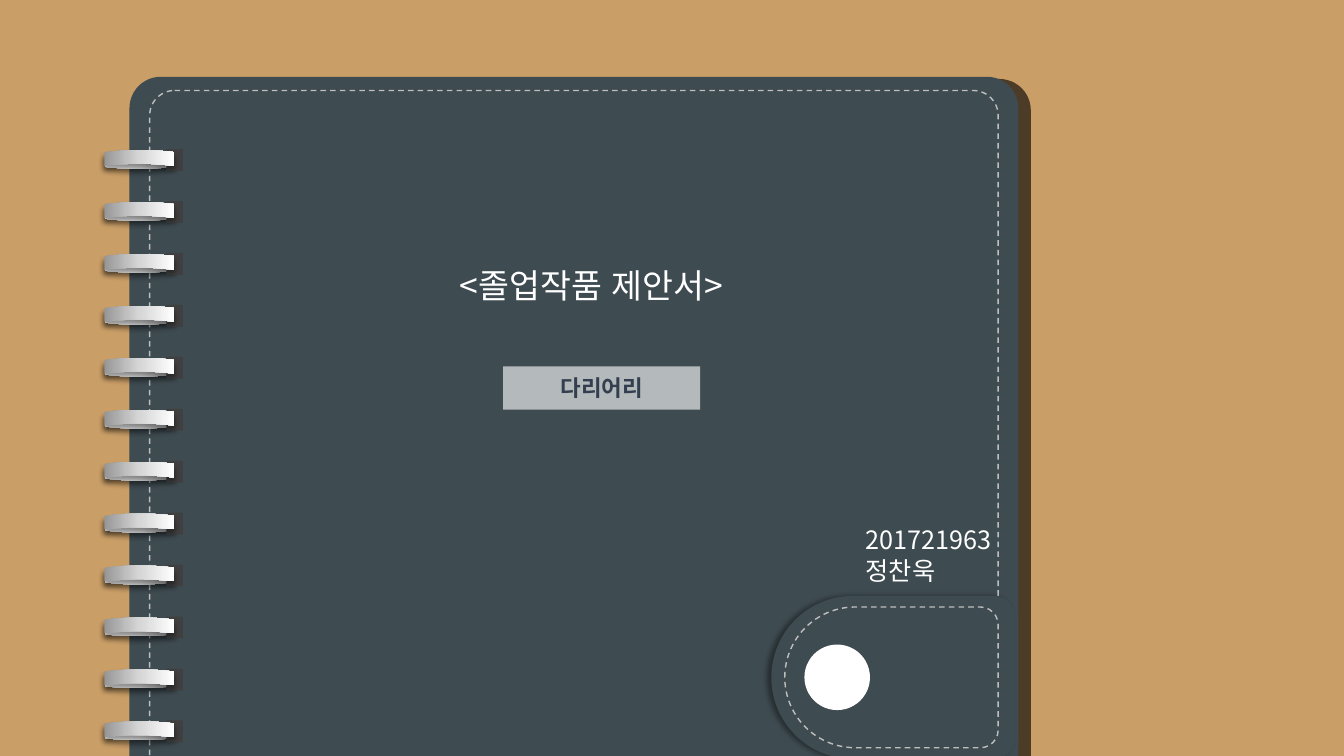
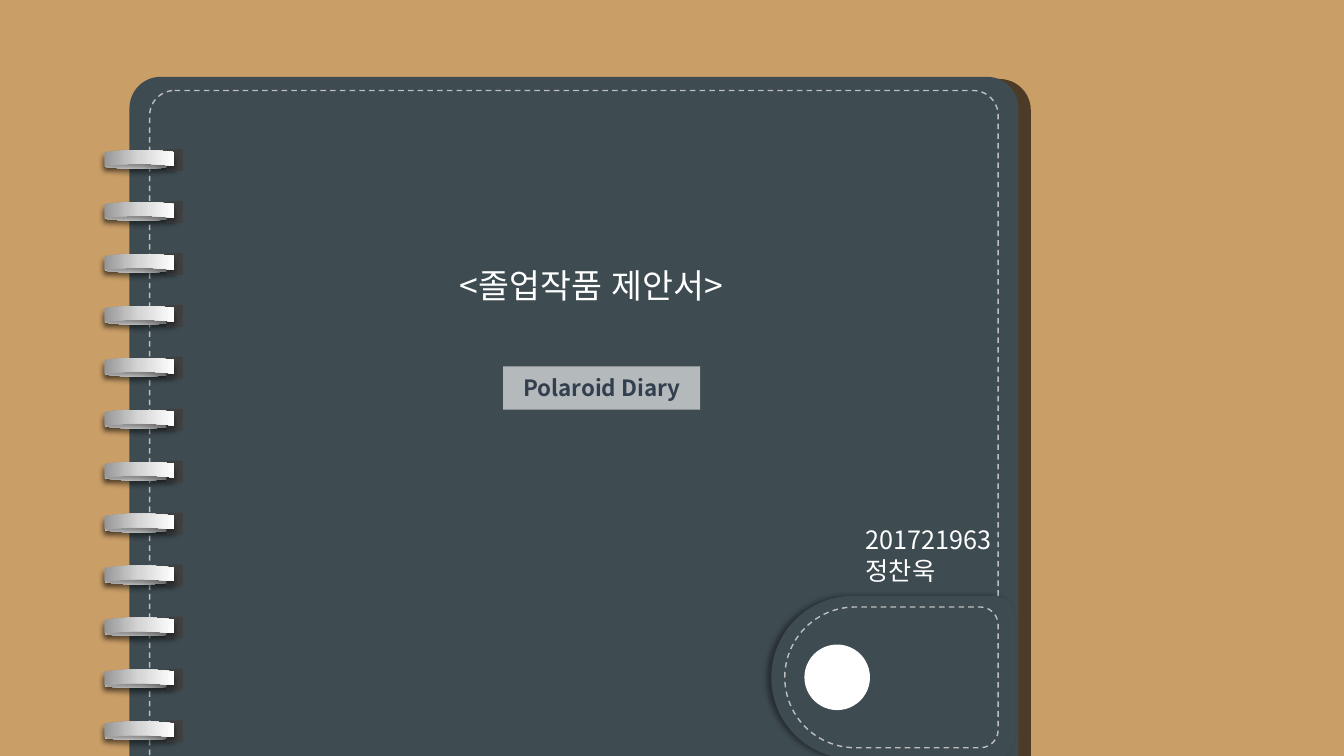
Before and after one commit to chaeHaram/University, a slide deck: slide 1 of 4-1/소프트웨어 종합설계/졸업작품제안서(201721963정찬욱).pptx. Drawn at 1344x756 pixels with LibreOffice and Linux fonts; fonts in the diff are those of the drawing. Boxes give left, top, right and bottom in pixels: in the first picture for what was removed or moved away, otherwise in the second. Text is boxed around its words. In the diff, an @@ line names an element or a change of style, - is before the commit and + after.

```diff
--- a/4-1/소프트웨어 종합설계/졸업작품제안서(201721963정찬욱).pptx
+++ b/4-1/소프트웨어 종합설계/졸업작품제안서(201721963정찬욱).pptx
@@ text in rectangle at (523,378,680,401): text changed @@
-다리어리
+Polaroid Diary
```
Also in this commit, not shown: 1 other slide changed, 2 slides added, 1 other file.
